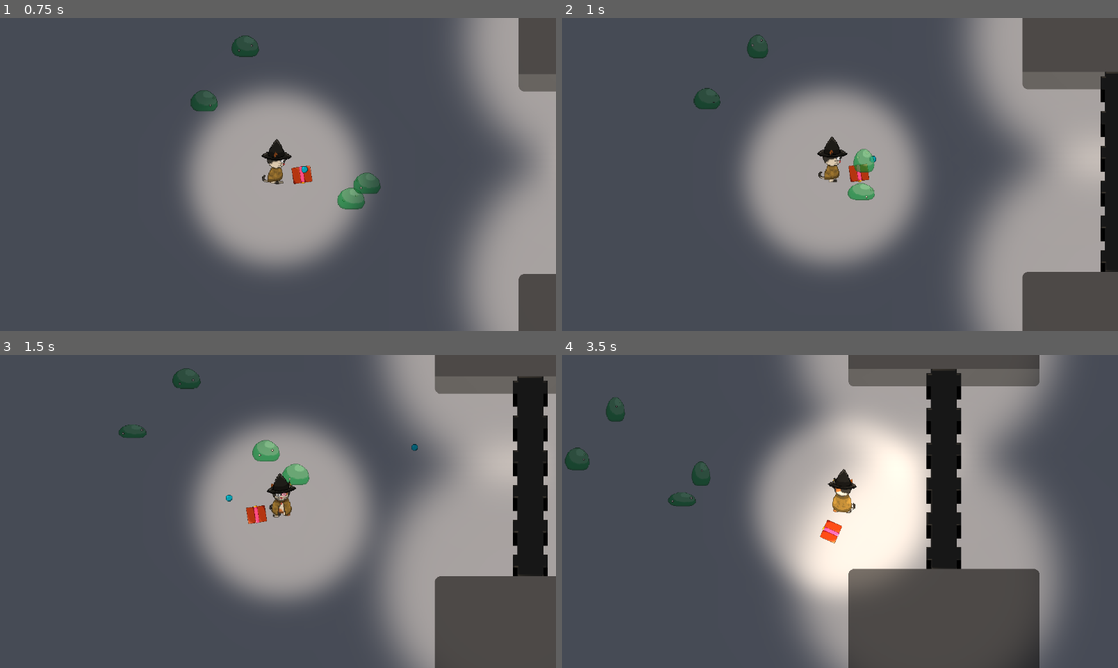
Above: before the commit, frames 1-4 (two rows, left to right).
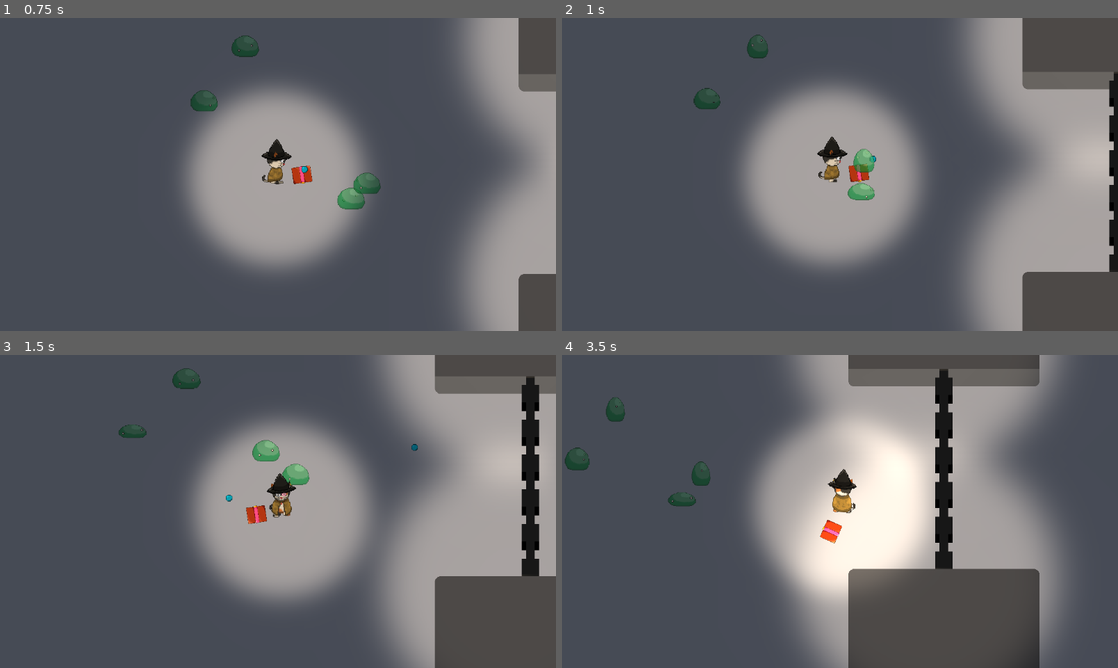
Above: after the commit, the same moments.

Repository: maroisa/paw-print
Game: Godot game, scene res://worlds/world.tscn
The game is run twice, just before and just after one commit, with the same random seed, the same clock (stepped at 60 frames per second) and the same inputs.
Inputs (mouse positions are in pixels of both pictures, inside the frame that each line leads up to):
- Up to frame 1 (0.75 s): move the mouse to (400, 158) at 0.52 s; hold D (p_right) from 0.53 s (still down); click (400, 158) at 0.6 s
- Up to frame 2 (1 s): keep holding D (p_right)
- Up to frame 3 (1.5 s): move the mouse to (166, 527) at 1.27 s; release D (p_right) at 1.28 s; hold S (p_down) from 1.28 s (still down); click (166, 527) at 1.35 s
- Up to frame 4 (3.5 s): move the mouse to (895, 442) at 2.02 s; release S (p_down) at 2.03 s; hold D (p_right) 2.03-2.78 s; click (895, 442) at 2.1 s; move the mouse to (812, 574) at 2.77 s; hold W (p_up) from 2.78 s (still down); click (812, 574) at 2.85 s

Frame 1 is identical in both runs. In frame 2, 1.1% of the frame differs, in the area x 96-100%, y 17-82%; in frame 3, 2.1%; in frame 4, 2.1%, in the area x 65-72%, y 4-69%.

Commit message:
unlock animation

Diff:
--- /dev/null
+++ b/assets/particles/lock_particles.gd
@@ -0,0 +1,9 @@
+extends Particles2D
+
+func init(pos: Vector2):
+	self.global_position = pos
+	self.connect("finished", self, "on_finished")
+	self.emitting = true
+	return self
+
+func on_finished(): self.queue_free()
--- /dev/null
+++ b/assets/particles/lock_particles.tscn
@@ -0,0 +1,31 @@
+[gd_scene load_steps=5 format=2]
+
+[ext_resource path="res://assets/particles/lock_particles.gd" type="Script" id=1]
+
+[sub_resource type="Gradient" id=2]
+offsets = PoolRealArray( 0, 0.596154, 0.878205 )
+colors = PoolColorArray( 1, 1, 1, 1, 1, 1, 1, 1, 1, 1, 1, 0 )
+
+[sub_resource type="GradientTexture" id=3]
+gradient = SubResource( 2 )
+
+[sub_resource type="ParticlesMaterial" id=1]
+flag_disable_z = true
+spread = 180.0
+gravity = Vector3( 0, 200, 0 )
+initial_velocity = 200.0
+initial_velocity_random = 1.0
+orbit_velocity = 0.0
+orbit_velocity_random = 0.0
+scale = 4.0
+color = Color( 0.54902, 0.596078, 0.647059, 1 )
+color_ramp = SubResource( 3 )
+
+[node name="LockParticles" type="Particles2D"]
+emitting = false
+amount = 100
+lifetime = 0.5
+one_shot = true
+explosiveness = 1.0
+process_material = SubResource( 1 )
+script = ExtResource( 1 )
--- /dev/null
+++ b/assets/particles/slime_particles.gd
@@ -0,0 +1,8 @@
+extends Particles2D
+
+func init():
+	self.connect("finished", self, "on_finished")
+	self.emitting = true
+	return self
+
+func on_finished(): self.queue_free()
--- /dev/null
+++ b/assets/particles/slime_particles.tscn
@@ -0,0 +1,35 @@
+[gd_scene load_steps=5 format=2]
+
+[ext_resource path="res://assets/particles/slime_particles.gd" type="Script" id=1]
+
+[sub_resource type="Gradient" id=27]
+offsets = PoolRealArray( 0, 0.365385, 0.910256 )
+colors = PoolColorArray( 1, 1, 1, 1, 1, 1, 1, 1, 1, 1, 1, 0 )
+
+[sub_resource type="GradientTexture" id=28]
+gradient = SubResource( 27 )
+
+[sub_resource type="ParticlesMaterial" id=26]
+emission_shape = 1
+emission_sphere_radius = 32.0
+flag_disable_z = true
+direction = Vector3( 0, 0, 0 )
+spread = 180.0
+gravity = Vector3( 0, 200, 0 )
+initial_velocity = 100.0
+orbit_velocity = 0.0
+orbit_velocity_random = 0.0
+scale = 6.0
+color = Color( 0, 1, 0.393258, 1 )
+color_ramp = SubResource( 28 )
+
+[node name="SlimeParticles" type="Particles2D"]
+emitting = false
+amount = 32
+lifetime = 0.5
+one_shot = true
+preprocess = 0.1
+explosiveness = 1.0
+local_coords = false
+process_material = SubResource( 26 )
+script = ExtResource( 1 )
--- a/characters/player/states/normal.gd
+++ b/characters/player/states/normal.gd
@@ -30,9 +30,10 @@
 	player.move_and_slide(velocity * player.speed * 10)
 
 func shoot_controller():
+	var bullet_ins = bullet.instance()
 	if Input.is_action_just_pressed("p_action"):
-		var bullet_ins = bullet.instance()
-		add_child(bullet_ins.init(
+		bullet_ins = bullet.instance()
+		player.get_parent().add_child(bullet_ins.init(
 			player.get_node("Pivot").global_position,
 			player.center_offset.normalized()
 		))
--- /dev/null
+++ b/characters/skeleton/skeleton.tscn
@@ -0,0 +1,63 @@
+[gd_scene load_steps=7 format=2]
+
+[ext_resource path="res://characters/skeleton/skeleton.png" type="Texture" id=1]
+
+[sub_resource type="RectangleShape2D" id=1]
+extents = Vector2( 32, 32 )
+
+[sub_resource type="Animation" id=5]
+length = 0.001
+tracks/0/type = "value"
+tracks/0/path = NodePath("Sprite:frame")
+tracks/0/interp = 1
+tracks/0/loop_wrap = true
+tracks/0/imported = false
+tracks/0/enabled = true
+tracks/0/keys = {
+"times": PoolRealArray( 0 ),
+"transitions": PoolRealArray( 1 ),
+"update": 1,
+"values": [ 0 ]
+}
+
+[sub_resource type="Animation" id=4]
+resource_name = "idle_down"
+length = 0.56
+loop = true
+step = 0.06
+tracks/0/type = "value"
+tracks/0/path = NodePath("Sprite:frame")
+tracks/0/interp = 1
+tracks/0/loop_wrap = true
+tracks/0/imported = false
+tracks/0/enabled = true
+tracks/0/keys = {
+"times": PoolRealArray( 0, 0.06, 0.12, 0.18, 0.24, 0.3, 0.36, 0.42, 0.48 ),
+"transitions": PoolRealArray( 1, 1, 1, 1, 1, 1, 1, 1, 1 ),
+"update": 1,
+"values": [ 0, 1, 2, 3, 4, 5, 6, 7, 8 ]
+}
+
+[sub_resource type="AnimationNodeStateMachine" id=2]
+
+[sub_resource type="AnimationNodeStateMachinePlayback" id=3]
+
+[node name="Skeleton" type="KinematicBody2D"]
+
+[node name="Sprite" type="Sprite" parent="."]
+texture = ExtResource( 1 )
+offset = Vector2( 0, -54 )
+hframes = 5
+vframes = 20
+
+[node name="CollisionShape2D" type="CollisionShape2D" parent="."]
+shape = SubResource( 1 )
+
+[node name="AnimationPlayer" type="AnimationPlayer" parent="."]
+anims/RESET = SubResource( 5 )
+anims/idle_down = SubResource( 4 )
+
+[node name="AnimationTree" type="AnimationTree" parent="."]
+tree_root = SubResource( 2 )
+anim_player = NodePath("../AnimationPlayer")
+parameters/playback = SubResource( 3 )
--- a/characters/slime/slime.gd
+++ b/characters/slime/slime.gd
@@ -6,6 +6,8 @@
 var player: PawCharacter
 var velocity: Vector2
 var target_position: float
+
+var particle = preload("res://assets/particles/slime_particles.tscn")
 
 onready var rng = RandomNumberGenerator.new()
 onready var animstate = $AnimationTree.get("parameters/playback")
@@ -40,6 +42,16 @@
 	else:
 		move_and_slide(velocity * 220)
 
+func damaged(damage):
+	.damaged(damage)
+
+	add_child(particle.instance().init())
+
+	if health <= 0: return
+	$Sprite.modulate = Color(10, 0, 0)
+	yield(get_tree().create_timer(0.08), "timeout")
+	$Sprite.modulate = Color(1, 1, 1)
+
 func die():
 	player = null
 	$AnimationTree.active = false
--- a/characters/slime/slime.tscn
+++ b/characters/slime/slime.tscn
@@ -232,7 +232,7 @@
 collision_layer = 4
 collision_mask = 7
 script = ExtResource( 1 )
-health = 3
+health = 5
 
 [node name="Sprite" type="Sprite" parent="."]
 light_mask = 3
@@ -240,6 +240,7 @@
 offset = Vector2( 0, -48 )
 hframes = 5
 vframes = 20
+frame = 4
 
 [node name="CollisionShape2D" type="CollisionShape2D" parent="."]
 shape = SubResource( 25 )
--- a/classes/pawcharacter.gd
+++ b/classes/pawcharacter.gd
@@ -10,7 +10,7 @@
 	self.connect("damaged", self, "damaged")
 
 func damaged(damage: int):
-	health -= 1
+	health -= damage
 	if health <= 0:
 		die()
 
--- a/scenes/bullet.gd
+++ b/scenes/bullet.gd
@@ -18,7 +18,7 @@
 
 func on_hit(body: Node2D):
 	if body is PawCharacter:
-		body.emit_signal("damaged", 1)
+		body.emit_signal("damaged", get_parent().get_node("Player").damage)
 
 	$AnimatedSprite.play("default")
 	velocity = Vector2()
--- a/scenes/number.gd
+++ b/scenes/number.gd
@@ -1,6 +1,8 @@
 extends Area2D
 
 var velocity = Vector2()
+
+var particle = preload("res://assets/particles/lock_particles.tscn")
 
 func init(pos: Vector2, val: String):
 	self.connect("body_entered", self, "on_hit")
@@ -18,6 +20,8 @@
 	if body.name == "Lock":
 		get_parent().add($C/M/Label.text)
 
+		$"../..".add_child(particle.instance().init(self.global_position))
+
 		self.hide()
 		$CollisionShape2D.set_deferred("disabled", true)
 		get_tree().root.get_node("World/Player").machine.state.num_held = null
--- /dev/null
+++ b/scenes/unlock.gd
@@ -0,0 +1,14 @@
+extends AnimatedSprite
+
+func _ready():
+	self.connect("animation_finished", self, "on_finished")
+
+func init(pos: Vector2, half = false):
+	self.global_position = pos
+
+	if half: self.play("half")
+	else: self.play("default")
+
+	return self
+
+func on_finished(): self.queue_free()
--- /dev/null
+++ b/scenes/unlock.tscn
@@ -0,0 +1,64 @@
+[gd_scene load_steps=15 format=2]
+
+[ext_resource path="res://scenes/unlock.png" type="Texture" id=1]
+[ext_resource path="res://scenes/unlock.gd" type="Script" id=2]
+[ext_resource path="res://scenes/unlock_half.png" type="Texture" id=3]
+
+[sub_resource type="AtlasTexture" id=1]
+atlas = ExtResource( 1 )
+region = Rect2( 0, 0, 128, 128 )
+
+[sub_resource type="AtlasTexture" id=2]
+atlas = ExtResource( 1 )
+region = Rect2( 128, 0, 128, 128 )
+
+[sub_resource type="AtlasTexture" id=3]
+atlas = ExtResource( 1 )
+region = Rect2( 256, 0, 128, 128 )
+
+[sub_resource type="AtlasTexture" id=4]
+atlas = ExtResource( 1 )
+region = Rect2( 384, 0, 128, 128 )
+
+[sub_resource type="AtlasTexture" id=5]
+atlas = ExtResource( 1 )
+region = Rect2( 512, 0, 128, 128 )
+
+[sub_resource type="AtlasTexture" id=7]
+atlas = ExtResource( 3 )
+region = Rect2( 0, 0, 128, 128 )
+
+[sub_resource type="AtlasTexture" id=8]
+atlas = ExtResource( 3 )
+region = Rect2( 128, 0, 128, 128 )
+
+[sub_resource type="AtlasTexture" id=9]
+atlas = ExtResource( 3 )
+region = Rect2( 256, 0, 128, 128 )
+
+[sub_resource type="AtlasTexture" id=10]
+atlas = ExtResource( 3 )
+region = Rect2( 384, 0, 128, 128 )
+
+[sub_resource type="AtlasTexture" id=11]
+atlas = ExtResource( 3 )
+region = Rect2( 512, 0, 128, 128 )
+
+[sub_resource type="SpriteFrames" id=6]
+animations = [ {
+"frames": [ SubResource( 1 ), SubResource( 2 ), SubResource( 3 ), SubResource( 4 ), SubResource( 5 ) ],
+"loop": false,
+"name": "default",
+"speed": 10.0
+}, {
+"frames": [ SubResource( 7 ), SubResource( 8 ), SubResource( 9 ), SubResource( 10 ), SubResource( 11 ) ],
+"loop": false,
+"name": "half",
+"speed": 10.0
+} ]
+
+[node name="Unlock" type="AnimatedSprite"]
+frames = SubResource( 6 )
+animation = "half"
+centered = false
+script = ExtResource( 2 )
--- a/worlds/room.gd
+++ b/worlds/room.gd
@@ -5,6 +5,7 @@
 
 var soal: PoolStringArray
 var jawaban: String
+var torch = preload("res://scenes/torch.tscn")
 
 func init(soal: PoolStringArray):
 	self.soal = soal
@@ -22,13 +23,13 @@
 	var isX = pos.x != 0
 	var selected = Vector2()
 
+	var torch_ins: Node2D
+
 	for i in [-4, 3]:
 		selected = Vector2(pos.x * 10, i) if isX else Vector2(i, pos.y * 10)
-
-		var torch = preload("res://scenes/torch.tscn")
-		torch = torch.instance()
-		torch.global_position = $Lock.to_global($Lock.map_to_world(selected))
-		add_child(torch)
+		torch_ins = torch.instance()
+		torch_ins.global_position = $Lock.to_global($Lock.map_to_world(selected))
+		add_child(torch_ins)
 
 	for i in range(-3, 3):
 		selected = Vector2(pos.x * 10, i) if isX else Vector2(i, pos.y * 10)
--- a/worlds/room_numbers_controller.gd
+++ b/worlds/room_numbers_controller.gd
@@ -5,6 +5,7 @@
 var num_entered: Area2D
 
 onready var player = get_tree().root.get_node("World/Player")
+var unlock = preload("res://scenes/unlock.tscn")
 
 # Object Control
 func on_click():
@@ -37,7 +38,27 @@
 	to_eval += get_parent().jawaban
 
 	if Math.kalkulasi(to_eval):
-		get_parent().get_node("Lock").queue_free()
+		var lock: TileMap = get_parent().get_node("Lock")
+
+		var current_cell = Vector2()
+		var isX = false
+
+		for i in lock.get_used_cells():
+			var unlock_ins = unlock.instance()
+			var lock_position = lock.to_global(lock.map_to_world(i))
+
+			if current_cell:
+				isX = current_cell.y == i.y
+				if !isX:
+					if i.y == 2:
+						add_child(unlock_ins.init(lock_position, true))
+						continue
+
+			else: current_cell = i
+
+			add_child(unlock_ins.init(lock_position))
+
+		lock.queue_free()
 		get_parent().answer_label.set("custom_colors/font_color", Color("9ff8ff"))
 		get_parent().get_node("DestructTimer").start()
 		return
Binary file changed: assets/room0/room0_lock.png
Binary file added: characters/skeleton/skeleton.png
Binary file added: scenes/unlock.png
Binary file added: scenes/unlock_half.png
